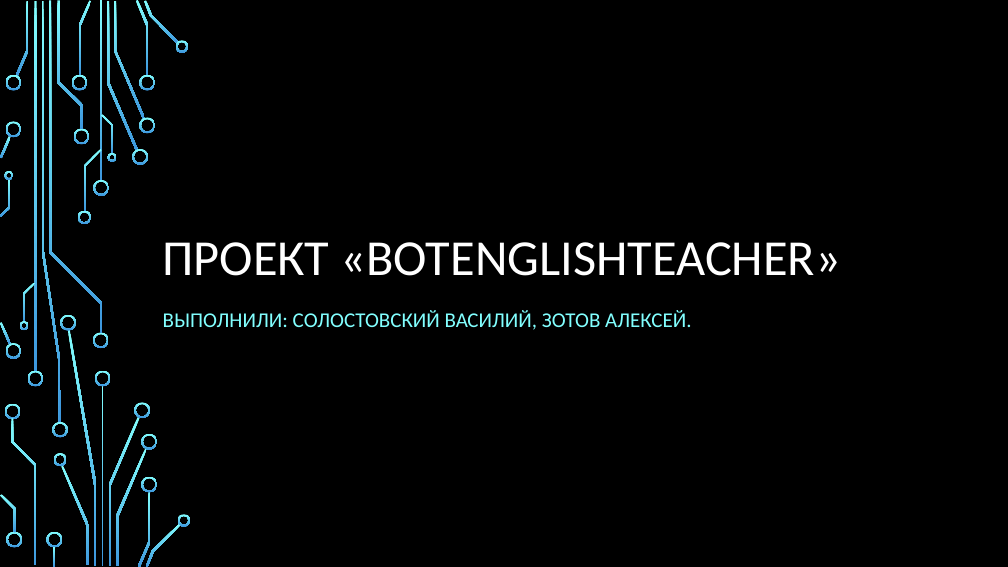
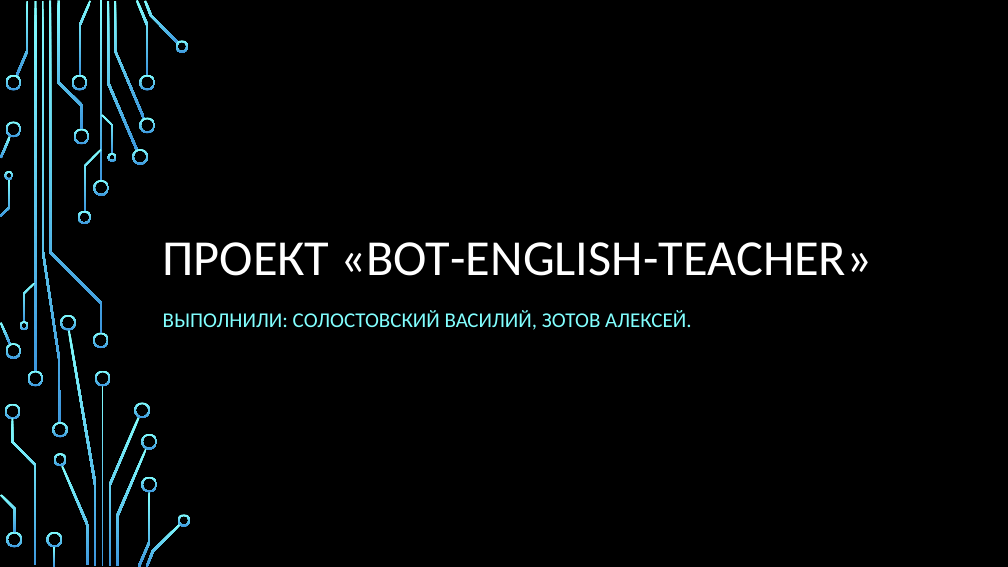
Before and after one commit to let-robots-reign/Learning_English_Bot, a slide deck: slide 1 of Proekt_BotEnglishTeacher.pptx. Drawn at 1008x567 pixels with LibreOffice and Linux fonts; fonts in the diff are those of the drawing; background and template pictures are left out. Boxes give left, top, right and bottom in pixels: in the first picture for what was removed or moved away, otherwise in the second. Text is boxed around its words. In the diff, an @@ line names an element or a change of style, - is before the commit and + after.

```diff
--- a/Proekt_BotEnglishTeacher.pptx
+++ b/Proekt_BotEnglishTeacher.pptx
@@ title at (x1=163, y1=242, x2=873, y2=276): text changed @@
-ПРОЕКТ «BOTENGLISHTEACHER»
+ПРОЕКТ «BOT-ENGLISH-TEACHER»
```
Also in this commit, not shown: 12 other slides changed, 2 other files.
